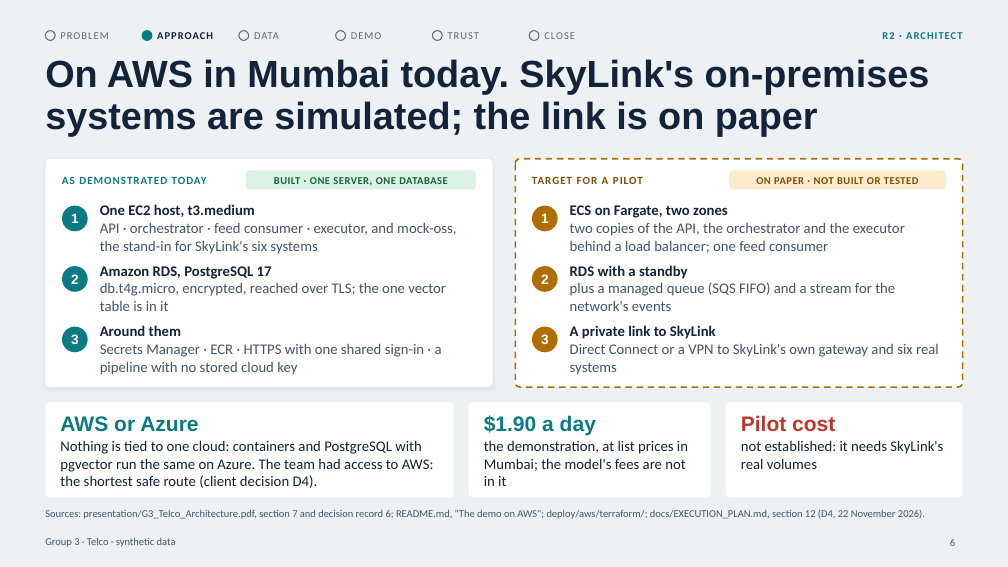
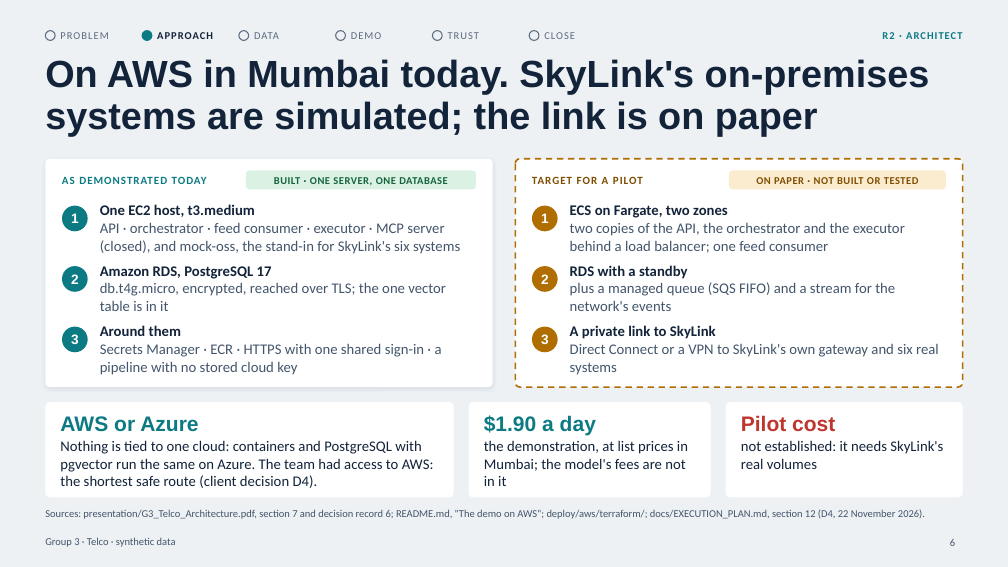
Before and after one commit to cybervava/capstone_telecom, a slide deck: slide 6 of presentation/G3_Telco_Presentation.pptx. Drawn at 1008x567 pixels with LibreOffice and Linux fonts; fonts in the diff are those of the drawing. Boxes give left, top, right and bottom in pixels: in the first picture for what was removed or moved away, otherwise in the second. Text is boxed around its words. In the diff, an @@ line names an element or a change of style, - is before the commit and + after.

```diff
--- a/presentation/G3_Telco_Presentation.pptx
+++ b/presentation/G3_Telco_Presentation.pptx
@@ text at bbox=[100, 222, 460, 254]: text changed @@
-API · orchestrator · feed consumer · executor, and mock-oss, the stand-in for SkyLink's six systems
+API · orchestrator · feed consumer · executor · MCP server (closed), and mock-oss, the stand-in for SkyLink's six systems
```
Also in this commit, not shown: 11 other slides changed, 30 other files.
